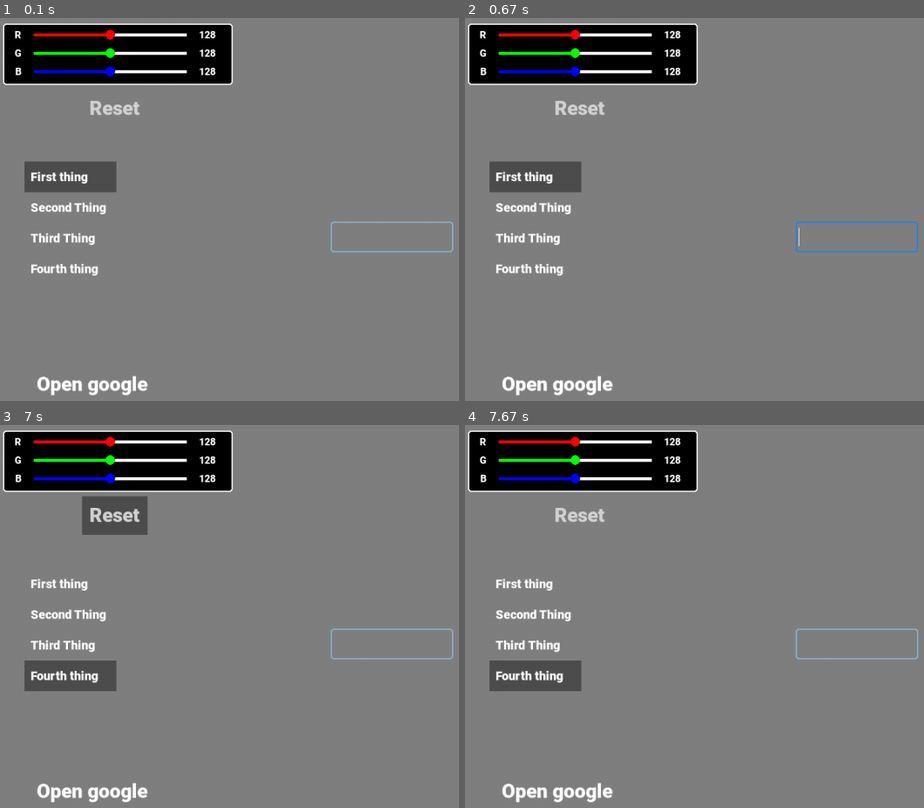
Above: before the commit, frames 1-4 (two rows, left to right).
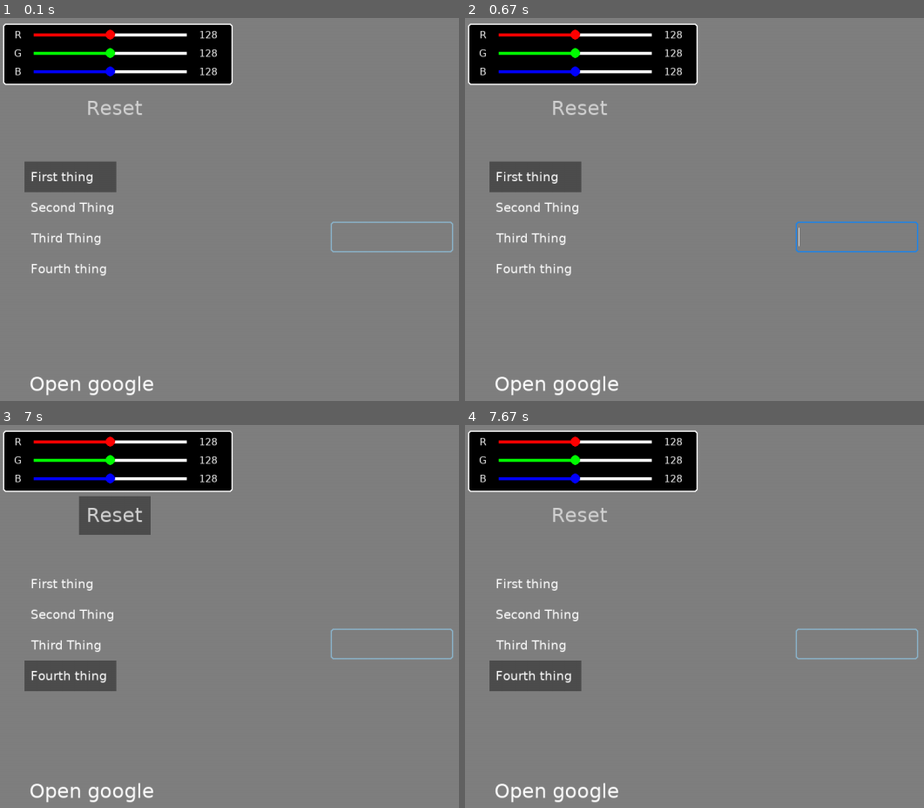
Above: after the commit, the same moments.

Repository: PraneethJain/PyGame-GUI
Game: pygame game, started from src/main.py
Two runs of this game, one before a commit and one after it. Both use one fixed random seed, a clock stepped at 60 frames per second and the inputs below.
Inputs (mouse positions are in pixels of both pictures, inside the frame that each line leads up to):
- Up to frame 1 (0.1 s): no input
- Up to frame 2 (0.67 s): click (855, 236) at 0.38 s
- Up to frame 3 (7 s): click "Reset" at 0.72 s; click (151, 578) at 1.05 s; click (110, 440) at 1.38 s; click "Open google" at 2.22 s; click (367, 570) at 2.55 s; click "Second Thing" at 3.38 s; click "Third Thing" at 3.72 s; click "First thing" at 4.55 s; click "Fourth thing" at 4.88 s; click "Open google" at 5.72 s; click (151, 807) at 6.05 s; click "Reset" at 6.88 s
- Up to frame 4 (7.67 s): click (666, 528) at 7.22 s

The runs differ from the first frame. In frame 1, 2.0% of the frame differs, in the area x 3-48%, y 3-99%; in frame 2, 2.0%; in frame 3, 2.2%; in frame 4, 2.0%.

Commit message:
Changed default font to verdana

Diff:
--- a/src/button.py
+++ b/src/button.py
@@ -6,7 +6,7 @@
         self,
         text: str,
         center: tuple[int, int] = (WIDTH // 2, HEIGHT // 2),
-        font: pg.font.Font = pg.font.Font("fonts/Roboto-Black.ttf", 32),
+        font: pg.font.Font = pg.font.SysFont("verdana", 32),
         color="lightgray",
         hover_background="black",
     ) -> None:
@@ -15,7 +15,7 @@
         Args:
             text : Text to show on button.
             center : Coordinates of center of the button. Defaults to center of screen).
-            font : Font for the text on the button. Defaults to pg.font.Font("fonts/Roboto-Black.ttf", 32).
+            font : Font for the text on the button. Defaults to pg.font.SysFont("verdana", 32).
             color : Color of the text on the button. Defaults to light gray.
         """
         self.text = text
--- a/src/input_box.py
+++ b/src/input_box.py
@@ -8,7 +8,7 @@
         width=200,
         height=50,
         text="",
-        font=pg.font.Font("fonts/Roboto-Black.ttf", 20),
+        font=pg.font.SysFont("verdana", 20),
         inactive_color="lightskyblue3",
         active_color="dodgerblue2",
         cursor_color="white",
--- a/src/link.py
+++ b/src/link.py
@@ -8,8 +8,8 @@
         text,
         link,
         center=(WIDTH / 2, HEIGHT / 2),
-        font=pg.font.Font("fonts/Roboto-Black.ttf", 32),
-        highlighted_font=pg.font.Font("fonts/Roboto-Black.ttf", 32),
+        font=pg.font.SysFont("verdana", 32),
+        highlighted_font=pg.font.SysFont("verdana", 32),
         color="white",
         highlight_color="lightblue",
     ):
--- a/src/menu.py
+++ b/src/menu.py
@@ -8,7 +8,7 @@
     def __init__(
         self,
         menu_items: list[str] = ["First thing", "Second Thing", "Third Thing"],
-        font=pg.font.Font("fonts/Roboto-Black.ttf", 20),
+        font=pg.font.SysFont("verdana", 20),
         color="white",
         gap=50,
         topleft=(50, 250),
--- a/src/slider.py
+++ b/src/slider.py
@@ -18,7 +18,7 @@
         show_value=False,
         show_label=False,
         label_text: str = "Placeholder",
-        font=pg.font.Font("fonts/Roboto-Black.ttf", 16),
+        font=pg.font.SysFont("verdana", 16),
         font_color=(255, 255, 255),
     ) -> None:
         self.width = width
Binary file removed: fonts/Roboto-Black.ttf
Binary file removed: fonts/Roboto-BlackItalic.ttf
Binary file removed: fonts/Roboto-Bold.ttf
Binary file removed: fonts/Roboto-BoldItalic.ttf
Binary file removed: fonts/Roboto-Italic.ttf
Binary file removed: fonts/Roboto-Light.ttf
Binary file removed: fonts/Roboto-LightItalic.ttf
Binary file removed: fonts/Roboto-Medium.ttf
Binary file removed: fonts/Roboto-MediumItalic.ttf
Binary file removed: fonts/Roboto-Regular.ttf
Binary file removed: fonts/Roboto-Thin.ttf
Binary file removed: fonts/Roboto-ThinItalic.ttf
